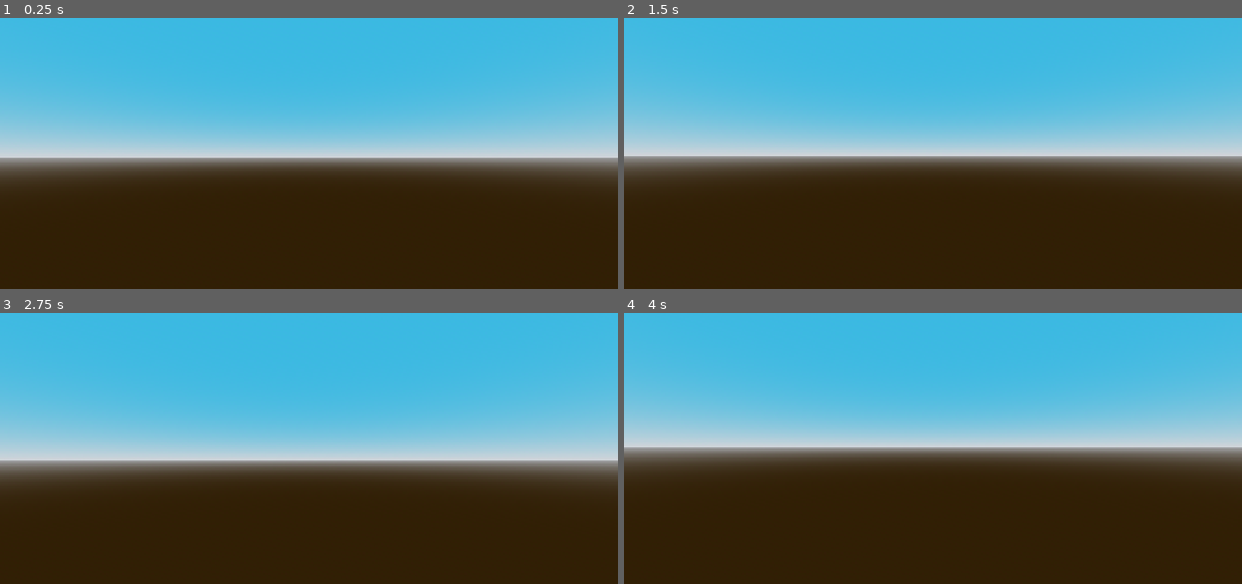
Above: before the commit, frames 1-4 (two rows, left to right).
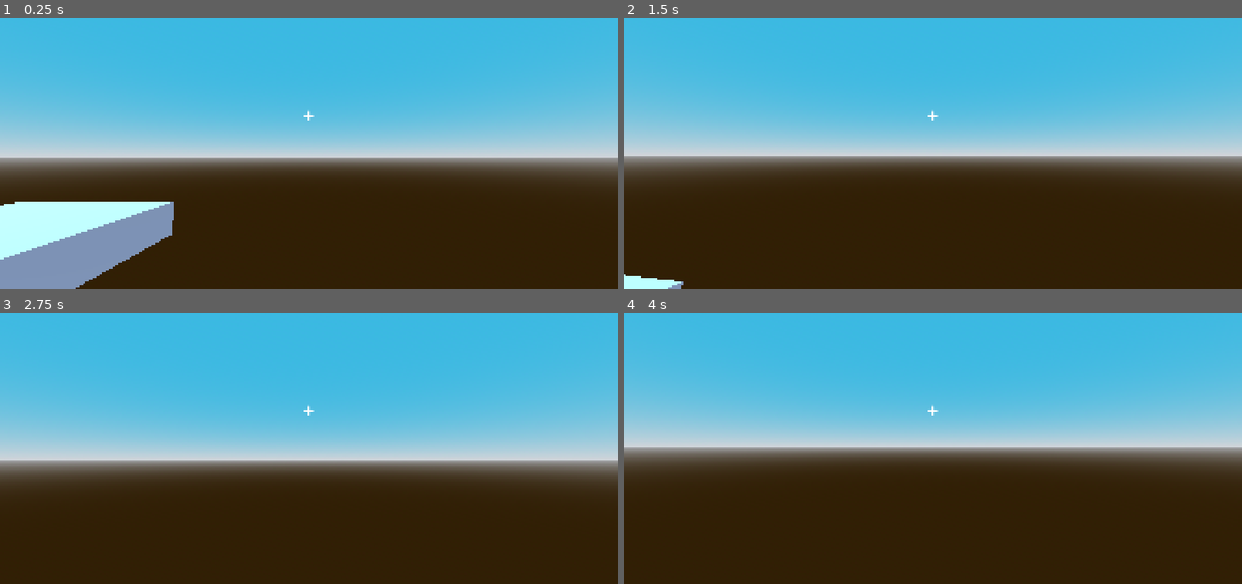
Above: after the commit, the same moments.

Repository: espcaa/train-postage-idk-
Game: Godot game, scene res://scenes/main_test.tscn
Same seed, same stepped clock (60 frames per second), same inputs: the game is played once before the commit and once after it. The project has no main scene, so this scene is started directly.
Inputs (mouse positions are in pixels of both pictures, inside the frame that each line leads up to):
- Up to frame 1 (0.25 s): no input
- Up to frame 2 (1.5 s): tap Enter at 0.5 s; move the mouse to (963, 112) at 0.52 s; hold W (forwards) from 0.53 s (still down); tap Alt at 0.6 s; tap Space (jump) at 0.77 s; move the mouse to (902, 115) at 1.27 s; tap Shift at 1.35 s
- Up to frame 3 (2.75 s): keep holding W (forwards); tap Space (jump) at 1.52, 2 s; move the mouse to (321, 405) at 2.02 s; tap Alt at 2.1 s
- Up to frame 4 (4 s): keep holding W (forwards); tap Enter at 2.75 s; move the mouse to (926, 415) at 2.77 s; tap Shift at 2.85 s; tap Space (jump) at 3.02, 3.5, 3.77 s; move the mouse to (976, 413) at 3.52 s; tap Alt at 3.6 s

The runs differ from the first frame. In frame 1, 7.4% of the frame differs, in the area x 0-51%, y 33-100%; in frame 2, 0.4%; in frame 3, less than 0.1%; in frame 4, less than 0.1%.

Commit message:
it was that easy ;-;

Diff:
--- /dev/null
+++ b/assets/godot/hud.tscn
@@ -0,0 +1,33 @@
+[gd_scene format=3 uid="uid://b82p568v27n36"]
+
+[node name="Hud" type="CanvasLayer"]
+
+[node name="Control" type="Control" parent="."]
+layout_mode = 3
+anchors_preset = 8
+anchor_left = 0.5
+anchor_top = 0.5
+anchor_right = 0.5
+anchor_bottom = 0.5
+offset_left = -20.0
+offset_top = -20.0
+offset_right = 20.0
+offset_bottom = 20.0
+grow_horizontal = 2
+grow_vertical = 2
+
+[node name="Label" type="Label" parent="Control"]
+layout_mode = 1
+anchors_preset = 8
+anchor_left = 0.5
+anchor_top = 0.5
+anchor_right = 0.5
+anchor_bottom = 0.5
+offset_left = -20.0
+offset_top = -11.5
+offset_right = 20.0
+offset_bottom = 11.5
+grow_horizontal = 2
+grow_vertical = 2
+theme_override_font_sizes/font_size = 64
+text = "+"
--- a/assets/godot/player_controller.gd
+++ b/assets/godot/player_controller.gd
@@ -3,6 +3,8 @@
 const SPEED = 5.0
 const ACCEL = 10.0
 const JUMP_VELOCITY = 4.5
+
+const AIR_ACCEL = 3.0
 
 @export var MOUSE_SENSITIVITY: float = 0.1
 
@@ -13,12 +15,19 @@
 	Input.mouse_mode = Input.MOUSE_MODE_CAPTURED
 
 
-func _unhandled_input(event):
+func _input(event: InputEvent) -> void:
 	if event is InputEventMouseMotion:
-		mouse_input += event.relative
+		mouse_input = event.relative
+		print(mouse_input)
+
+func _process(_delta):
+	var joy_input := Input.get_vector("look-left", "look-right", "look-up", "look-down")
+	if joy_input != Vector2(0,0):
+		mouse_input = joy_input * 20.0
+	_update_camera()
 
 
-func _process(_delta):
+func _update_camera():
 	rotate_y(deg_to_rad(-mouse_input.x * MOUSE_SENSITIVITY))
 
 	var camera = $Pivot/Camera3D
@@ -37,14 +46,18 @@
 		velocity.y = JUMP_VELOCITY
 
 	# physical movement
+	var accel_to_use = ACCEL if is_on_floor() else AIR_ACCEL
+
 	var input_dir := Input.get_vector("left", "right", "forwards", "backwards")
 	var direction := (transform.basis * Vector3(input_dir.x, 0, input_dir.y)).normalized()
-	if not is_on_floor():
-		direction *= 0.3
+
 	if direction:
-		velocity.x = direction.x * SPEED
-		velocity.z = direction.z * SPEED
+		velocity.x = lerp(velocity.x, direction.x * SPEED, accel_to_use * delta)
+		velocity.z = lerp(velocity.z, direction.z * SPEED, accel_to_use * delta)
 	else:
-		velocity.x = move_toward(velocity.x, 0, SPEED)
-		velocity.z = move_toward(velocity.z, 0, SPEED)
+		if is_on_floor():
+			velocity.x = move_toward(velocity.x, 0, SPEED * delta * ACCEL)
+			velocity.z = move_toward(velocity.z, 0, SPEED * delta * ACCEL)
+		# If in air and no input, we don't add any friction (preserving momentum)
+
 	move_and_slide()
--- a/assets/godot/player_controller.tscn
+++ b/assets/godot/player_controller.tscn
@@ -1,6 +1,7 @@
-[gd_scene load_steps=3 format=3 uid="uid://bqdhpig7qnq60"]
+[gd_scene load_steps=4 format=3 uid="uid://bqdhpig7qnq60"]
 
 [ext_resource type="Script" uid="uid://bjhg2jw4daq80" path="res://assets/godot/player_controller.gd" id="1_qku4l"]
+[ext_resource type="PackedScene" uid="uid://b82p568v27n36" path="res://assets/godot/hud.tscn" id="2_ycn37"]
 
 [sub_resource type="CapsuleShape3D" id="CapsuleShape3D_yy5vu"]
 
@@ -15,3 +16,5 @@
 
 [node name="Camera3D" type="Camera3D" parent="Pivot"]
 transform = Transform3D(1, 0, 0, 0, 1, 0, 0, 0, 1, 0, 0.4594165, 0)
+
+[node name="Hud" parent="Pivot/Camera3D" instance=ExtResource("2_ycn37")]
--- a/project.godot
+++ b/project.godot
@@ -31,25 +31,51 @@
 forwards={
 "deadzone": 0.2,
 "events": [Object(InputEventKey,"resource_local_to_scene":false,"resource_name":"","device":-1,"window_id":0,"alt_press …(192 unchanged characters)…
+, Object(InputEventJoypadMotion,"resource_local_to_scene":false,"resource_name":"","device":-1,"axis":1,"axis_value":-1.0,"script":null)
 ]
 }
 backwards={
 "deadzone": 0.2,
 "events": [Object(InputEventKey,"resource_local_to_scene":false,"resource_name":"","device":-1,"window_id":0,"alt_press …(192 unchanged characters)…
+, Object(InputEventJoypadMotion,"resource_local_to_scene":false,"resource_name":"","device":-1,"axis":0,"axis_value":-1.0,"script":null)
+, Object(InputEventJoypadMotion,"resource_local_to_scene":false,"resource_name":"","device":-1,"axis":1,"axis_value":1.0,"script":null)
 ]
 }
 left={
 "deadzone": 0.2,
 "events": [Object(InputEventKey,"resource_local_to_scene":false,"resource_name":"","device":-1,"window_id":0,"alt_press …(192 unchanged characters)…
+, Object(InputEventJoypadMotion,"resource_local_to_scene":false,"resource_name":"","device":-1,"axis":0,"axis_value":-1.0,"script":null)
 ]
 }
 right={
 "deadzone": 0.2,
 "events": [Object(InputEventKey,"resource_local_to_scene":false,"resource_name":"","device":-1,"window_id":0,"alt_press …(192 unchanged characters)…
+, Object(InputEventJoypadMotion,"resource_local_to_scene":false,"resource_name":"","device":-1,"axis":0,"axis_value":1.0,"script":null)
 ]
 }
 jump={
 "deadzone": 0.2,
 "events": [Object(InputEventKey,"resource_local_to_scene":false,"resource_name":"","device":-1,"window_id":0,"alt_press …(191 unchanged characters)…
+, Object(InputEventJoypadButton,"resource_local_to_scene":false,"resource_name":"","device":-1,"button_index":0,"pressure":0.0,"pressed":true,"script":null)
 ]
 }
+look-down={
+"deadzone": 0.2,
+"events": [Object(InputEventJoypadMotion,"resource_local_to_scene":false,"resource_name":"","device":-1,"axis":3,"axis_value":1.0,"script":null)
+]
+}
+look-right={
+"deadzone": 0.2,
+"events": [Object(InputEventJoypadMotion,"resource_local_to_scene":false,"resource_name":"","device":-1,"axis":2,"axis_value":1.0,"script":null)
+]
+}
+look-left={
+"deadzone": 0.2,
+"events": [Object(InputEventJoypadMotion,"resource_local_to_scene":false,"resource_name":"","device":-1,"axis":2,"axis_value":-1.0,"script":null)
+]
+}
+look-up={
+"deadzone": 0.2,
+"events": [Object(InputEventJoypadMotion,"resource_local_to_scene":false,"resource_name":"","device":-1,"axis":3,"axis_value":-1.0,"script":null)
+]
+}
--- a/scenes/main_test.tscn
+++ b/scenes/main_test.tscn
@@ -27,5 +27,11 @@
 [node name="PlayerController" parent="ground" instance=ExtResource("2_0s8vl")]
 transform = Transform3D(1, 0, 0, 0, 1, 0, 0, 0, 1, 0, 1.7665751, 0)
 
+[node name="ground2" parent="." instance=ExtResource("1_pmgw1")]
+transform = Transform3D(1, 0, 0, 0, 1, 0, 0, 0, 1, -6.9297943, 0, -5.2965736)
+
+[node name="PlayerController" parent="ground2" instance=ExtResource("2_0s8vl")]
+transform = Transform3D(1, 0, 0, 0, 1, 0, 0, 0, 1, 0, 1.7665751, 0)
+
 [node name="WorldEnvironment" type="WorldEnvironment" parent="."]
 environment = SubResource("Environment_6kql7")
